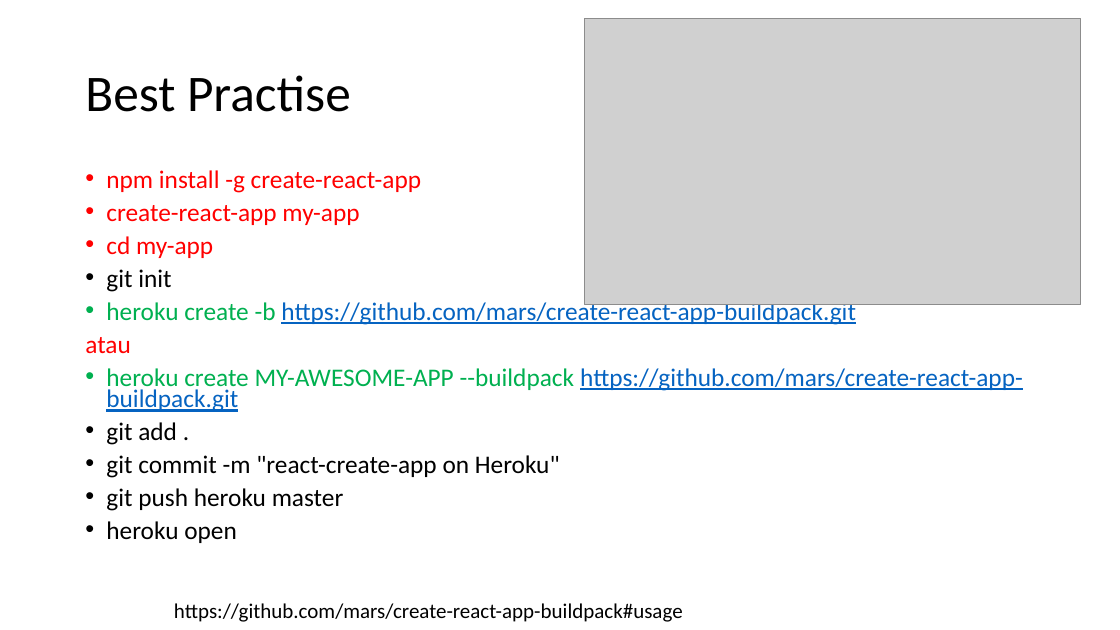
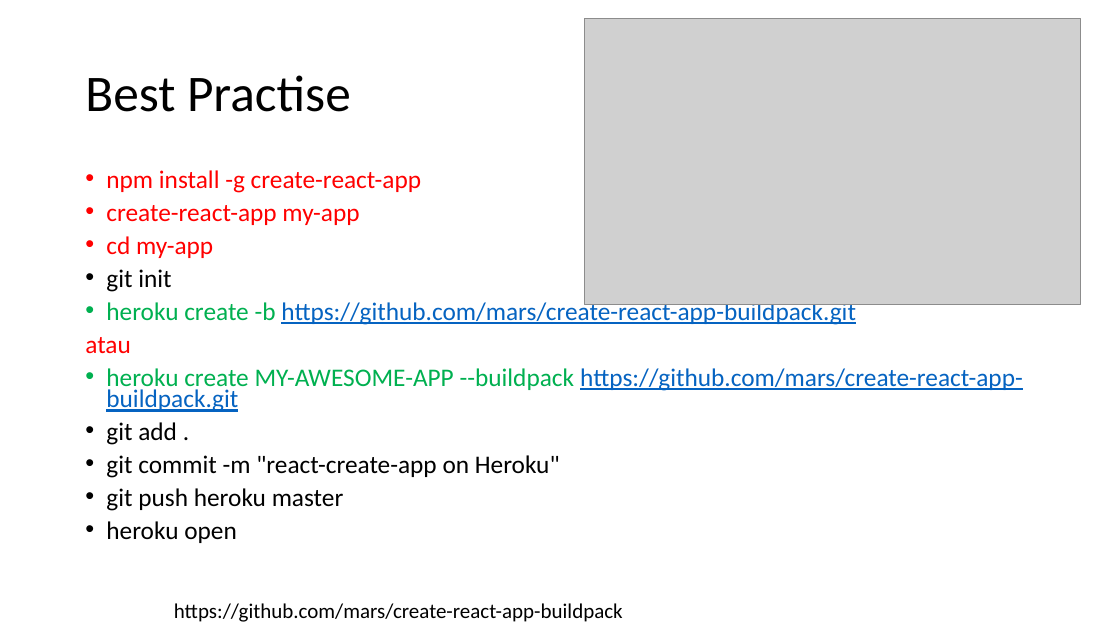
Before and after one commit to samwildan/react-heroku-firebase, a slide deck: slide 35 of materi/Web-React-Heroku_firebase.pptx (slide 34 before the commit). Drawn at 1120x630 pixels with LibreOffice and Linux fonts; fonts in the diff are those of the drawing; grey boxes stand for pictures. Boxes give left, top, right and bottom in pixels: in the first picture for what was removed or moved away, otherwise in the second. Text is boxed around its words. In the diff, an @@ line names an element or a change of style, - is before the commit and + after.

```diff
--- a/materi/Web-React-Heroku_firebase.pptx
+++ b/materi/Web-React-Heroku_firebase.pptx
@@ text at (174, 603, 623, 622): text changed @@
-https://github.com/mars/create-react-app-buildpack#usage
+https://github.com/mars/create-react-app-buildpack
```
Also in this commit, not shown: 8 other slides changed, 2 slides added.
